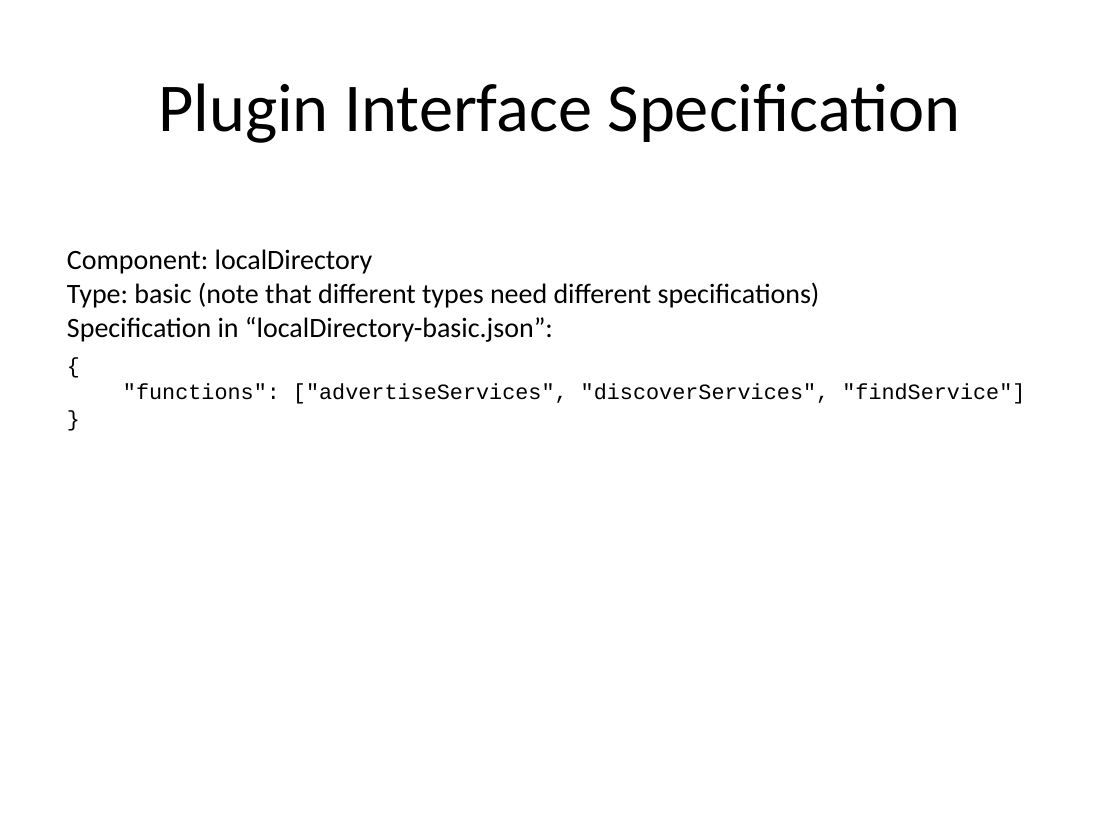
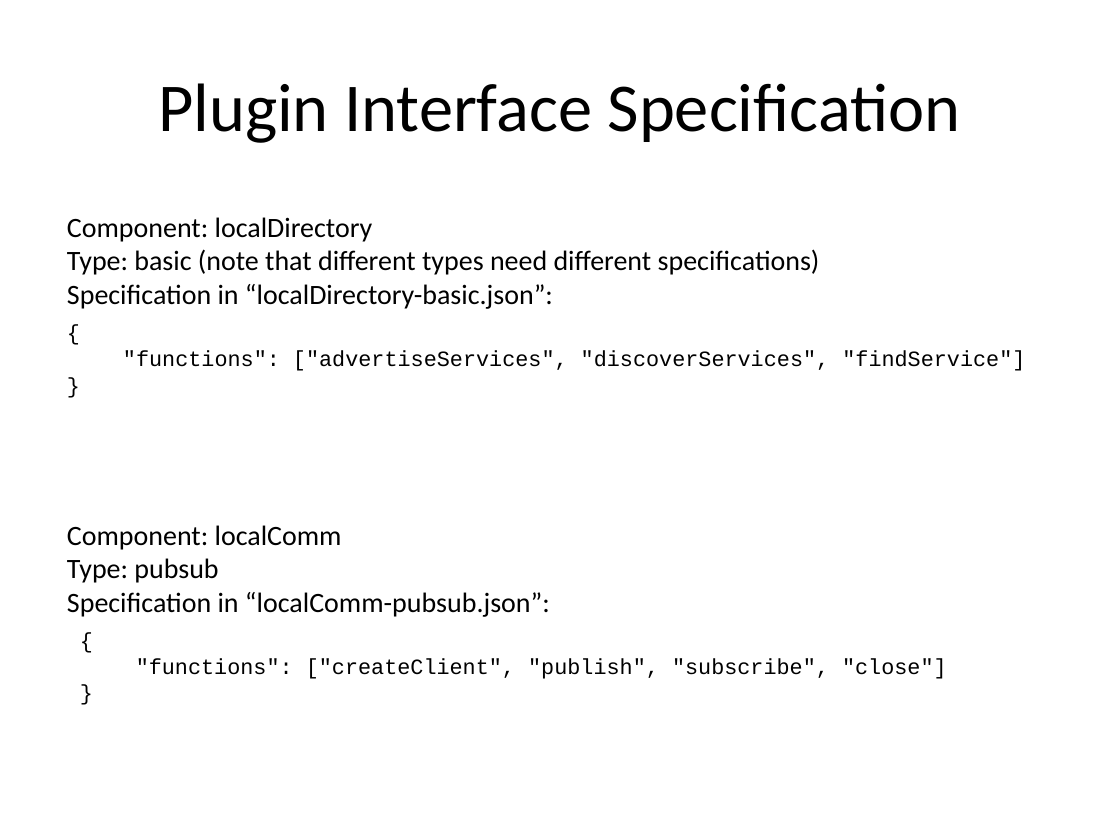
Before and after one commit to intel-iot-devkit/iotkit-comm-c, a slide deck: slide 5 of docs/tutorials/overview.pptx. Drawn at 1120x840 pixels with LibreOffice and Linux fonts; fonts in the diff are those of the drawing. Boxes give left, top, right and bottom in pixels: in the first picture for what was removed or moved away, otherwise in the second. Text is boxed around its words. In the diff, an @@ line names an element or a change of style, - is before the commit and + after.

Commit message:
added the pubsub interface specification to presentation for clarity.

```diff
--- a/docs/tutorials/overview.pptx
+++ b/docs/tutorials/overview.pptx
@@ text "Component: localDirectory": place and size @@
-text "Component: localDirectory" at box(67, 249, 820, 342)
+text "Component: localDirectory" at box(67, 217, 820, 309)
@@ text "{": place and size @@
-text "{" at box(123, 384, 1025, 404)
+text "{" at box(123, 351, 1025, 371)
@@ text added at box(67, 525, 550, 617), 18 pt, text #000000 @@
+Component: localComm
+Type: pubsub
+Specification in “localComm-pubsub.json”:
@@ text added at box(136, 658, 947, 679), 14 pt, text #000000 @@
+{
+"functions": ["createClient", "publish", "subscribe", "close"]
+}
```
Also in this commit, not shown: 1 other slide changed.
